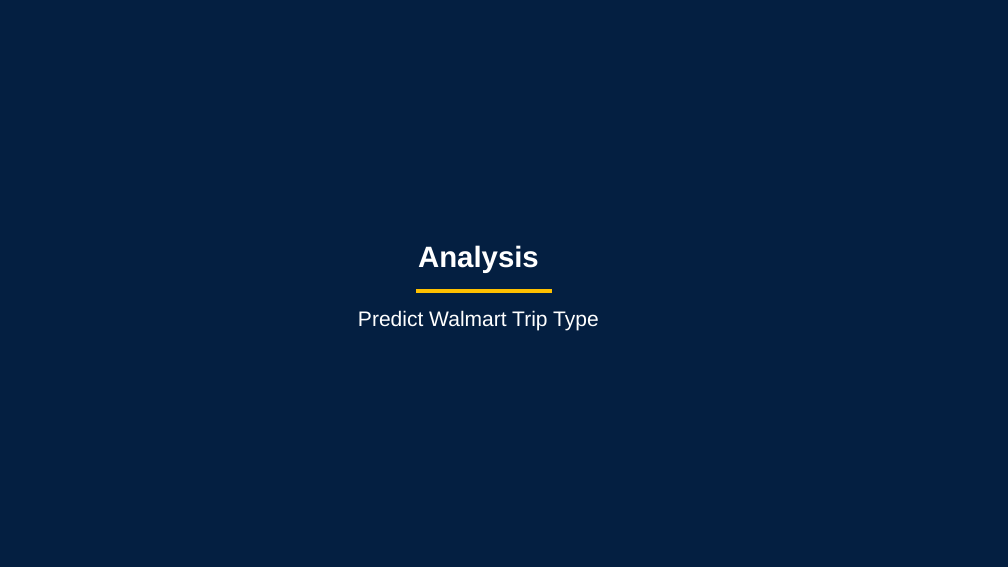
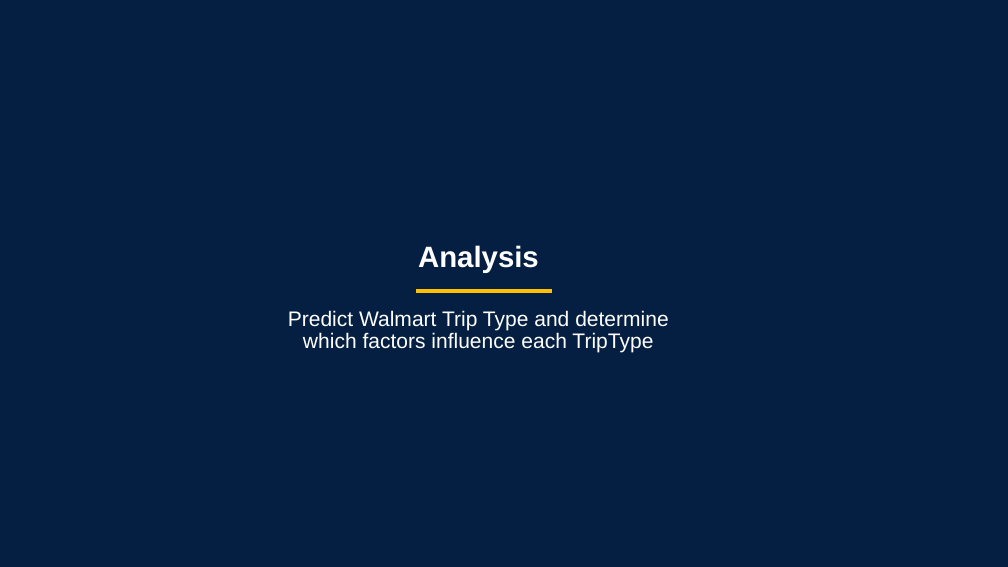
Before and after one commit to danielad-k/SPRB, a slide deck: slide 4 of Capstone 2/1.4 Walmart TripType Presentation.pptx. Drawn at 1008x567 pixels with LibreOffice and Linux fonts; fonts in the diff are those of the drawing. Boxes give left, top, right and bottom in pixels: in the first picture for what was removed or moved away, otherwise in the second. Text is boxed around its words. In the diff, an @@ line names an element or a change of style, - is before the commit and + after.

```diff
--- a/Capstone 2/1.4 Walmart TripType Presentation.pptx
+++ b/Capstone 2/1.4 Walmart TripType Presentation.pptx
@@ text at (288, 310, 668, 353): text changed @@
-Predict Walmart Trip Type
+Predict Walmart Trip Type and determine which factors influence each TripType
```
Also in this commit, not shown: 5 other slides changed.
